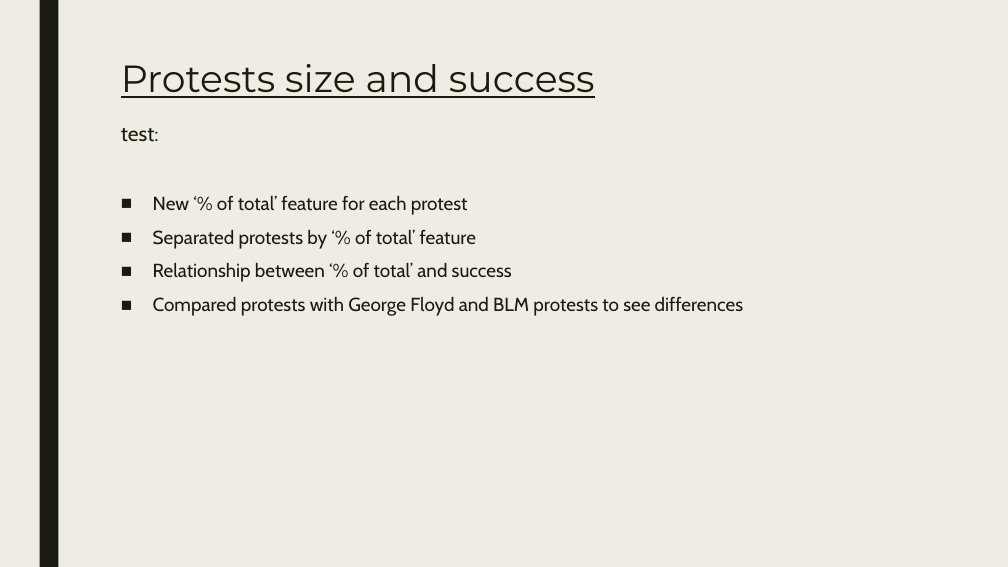
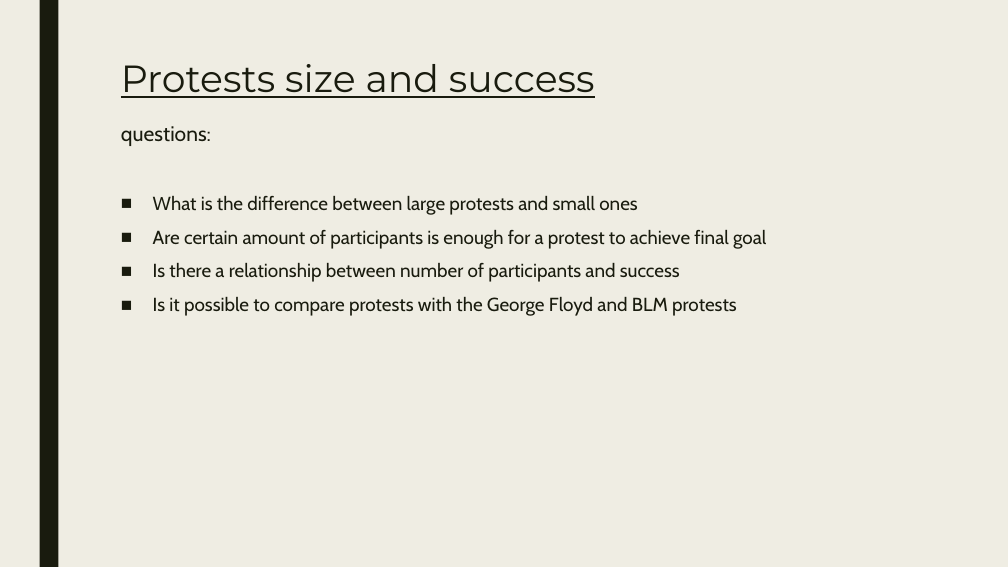
Before and after one commit to Dimnir/Protests, a slide deck: slide 9 of Presentation.pptx. Drawn at 1008x567 pixels with LibreOffice and Linux fonts; fonts in the diff are those of the drawing. Boxes give left, top, right and bottom in pixels: in the first picture for what was removed or moved away, otherwise in the second. Text is boxed around its words. In the diff, an @@ line names an element or a change of style, - is before the commit and + after.

```diff
--- a/Presentation.pptx
+++ b/Presentation.pptx
@@ text at [121,126,766,316]: text changed @@
-test:
-■ New ‘% of total’ feature for each protest
-■ Separated protests by ‘% of total’ feature
-■ Relationship between ‘% of total’ and success
-■ Compared protests with George Floyd and BLM protests to see differences
+questions:
+■ What is the difference between large protests and small ones
+■ Are certain amount of participants is enough for a protest to achieve final goal
+■ Is there a relationship between number of participants and success
+■ Is it possible to compare protests with the George Floyd and BLM protests
```
Also in this commit, not shown: 16 other slides changed.
